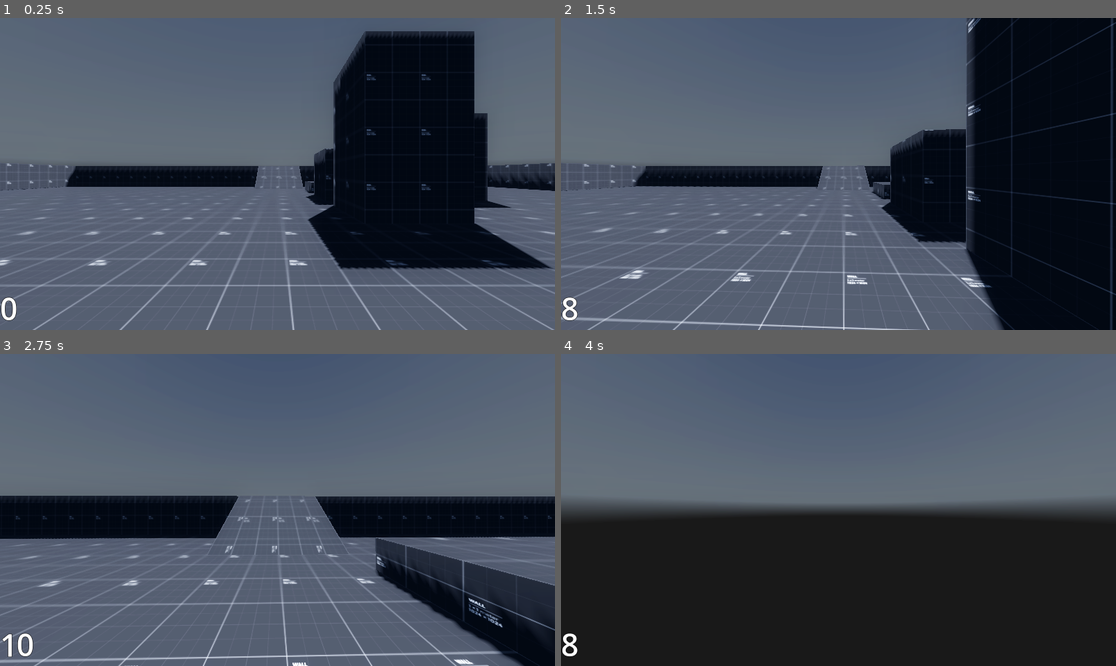
Above: before the commit, frames 1-4 (two rows, left to right).
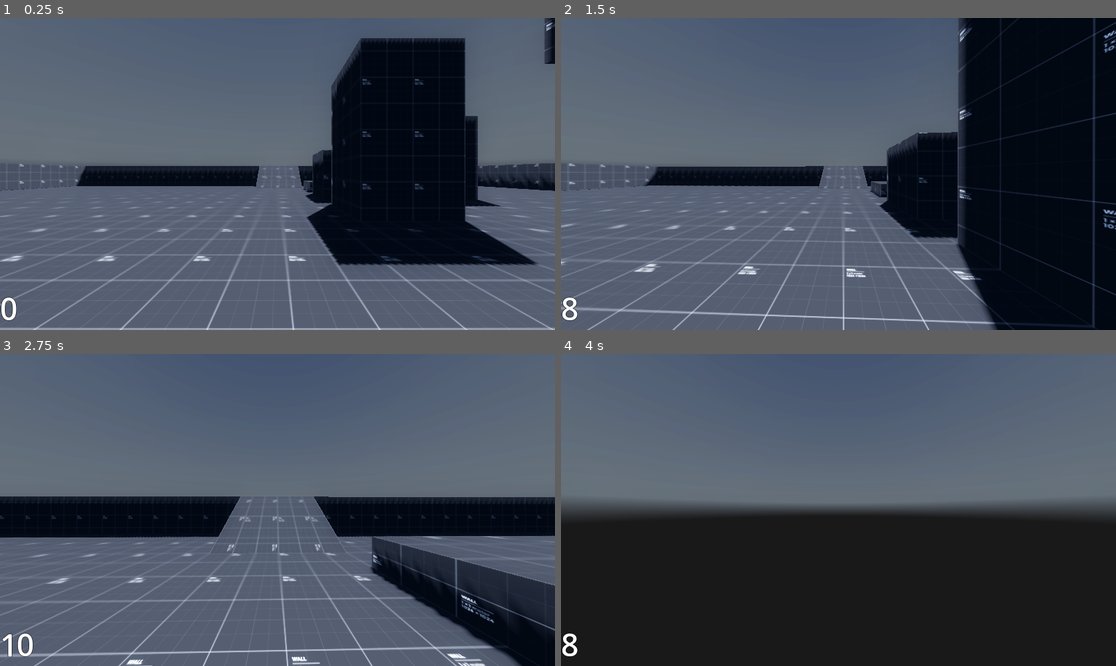
Above: after the commit, the same moments.

Repository: KatDawg51/Schmoovement-Godot
Game: Godot game, scene res://Game/Game.tscn
Same seed, same stepped clock (60 frames per second), same inputs: the game is played once before the commit and once after it. A sky picture missing from this copy of the repository is replaced by a grey-blue gradient.
Inputs (mouse positions are in pixels of both pictures, inside the frame that each line leads up to):
- Up to frame 1 (0.25 s): no input
- Up to frame 2 (1.5 s): move the mouse to (866, 174) at 0.52 s; hold Shift (sprint) 0.53-1.28 s; hold W (up) from 0.53 s (still down); tap Space (jump) at 0.77 s; move the mouse to (810, 174) at 1.27 s; tap Shift (sprint) at 1.35 s
- Up to frame 3 (2.75 s): keep holding W (up); tap Space (jump) at 1.52 s; move the mouse to (288, 503) at 2.02 s; hold Shift (sprint) from 2.03 s (still down)
- Up to frame 4 (4 s): keep holding W (up); move the mouse to (832, 516) at 2.77 s; release Shift (sprint) at 2.78 s; tap Shift (sprint) at 2.85 s; tap Space (jump) at 3.02, 3.77 s; move the mouse to (877, 513) at 3.52 s; hold Shift (sprint) from 3.53 s (still down)

The runs differ from the first frame. In frame 1, 6.4% of the frame differs, in the area x 0-100%, y 0-100%; in frame 2, 7.1%; in frame 3, 4.2%; in frame 4, less than 0.1%.

Commit message:
hekp meh

Diff:
--- a/Player/player_class.gd
+++ b/Player/player_class.gd
@@ -36,7 +36,7 @@
 @export_group("Vault")
 @export var vault_power:float = 8
 @export var vault_power_growth:float = 2
-@export var vault_boost:float = 4
+@export var vault_boost:float = 5
 @export var vault_boost_decay:float = 2
 @export var vault_speed_multi:float = 0.8
 @export var vault_clip_time:float = 0.25
@@ -165,7 +165,7 @@
 func FOV() -> void:
 	var clamped_velocity = min(hori_vel.length(), sprint_speed*2)
 	var target_fov = base_FOV + FOV_change * clamped_velocity
-	cam.fov = lerp(cam.fov, target_fov, 0.01)
+	cam.fov = lerp(cam.fov, target_fov, 0.05)
 
 #Update Head Bob
 func headbob(delta:float) -> void:
